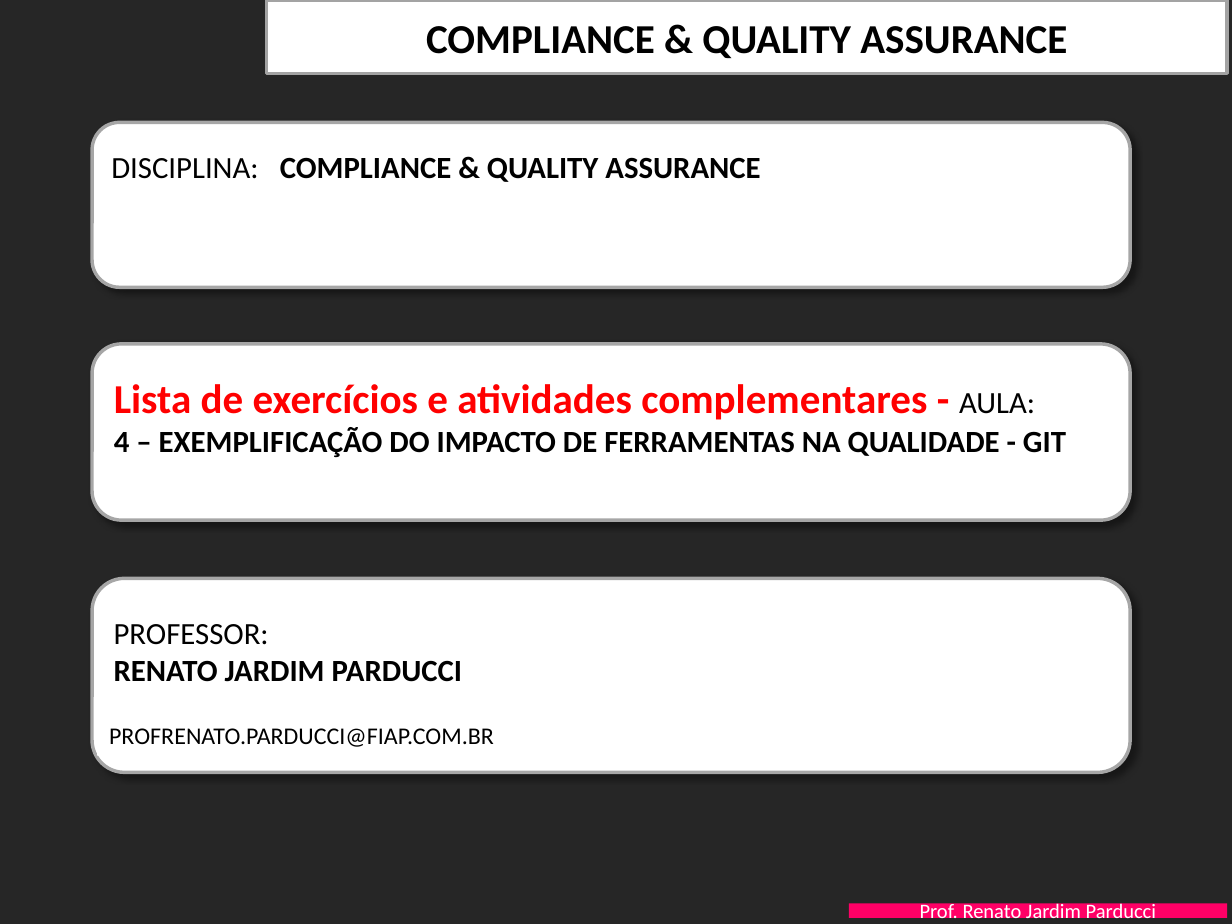
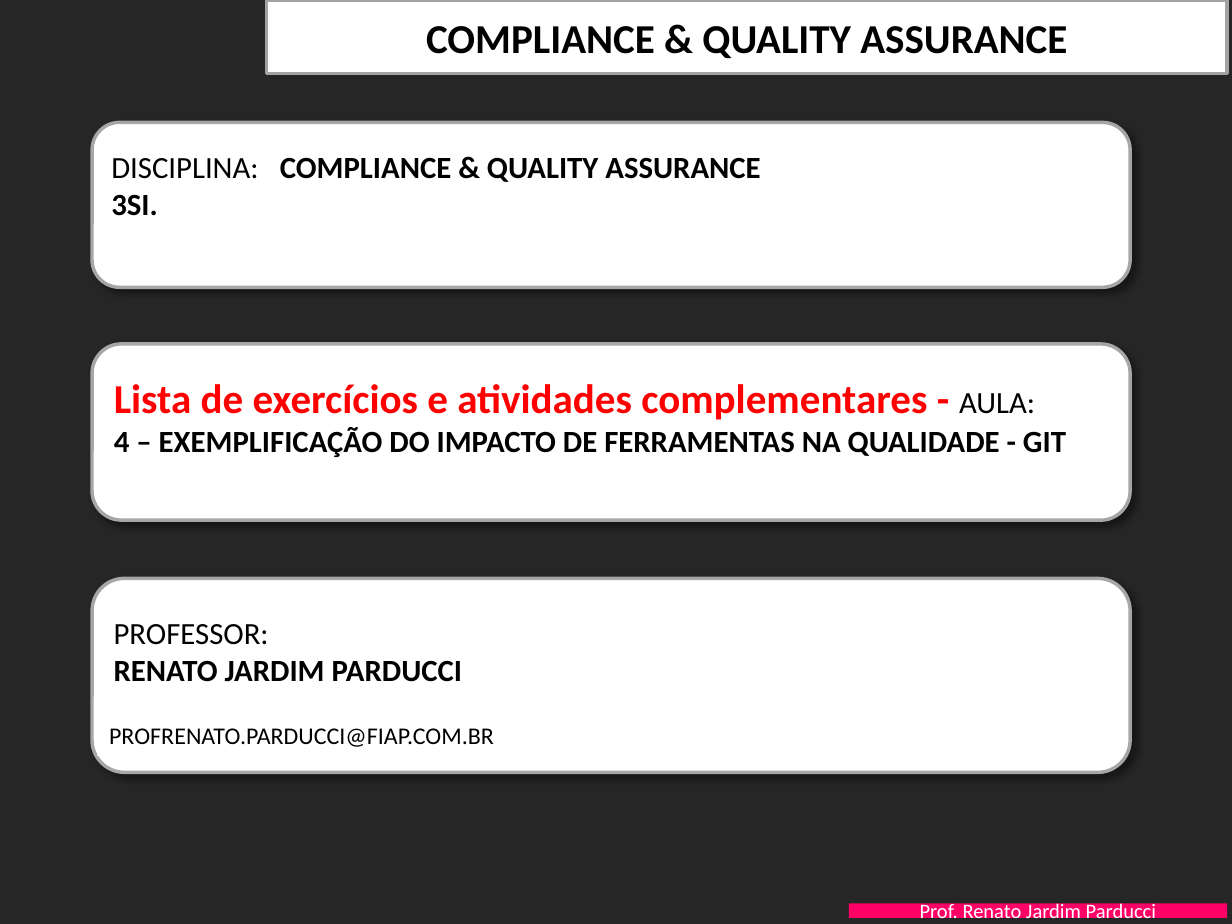
Before and after one commit to PeCruz/SI-Estacionamento, a slide deck: slide 1 of Documentacao/FIAP-QualidProjSW-Aula-4-GIT - EXERCICIOS.pptx. Drawn at 1232x924 pixels with LibreOffice and Linux fonts; fonts in the diff are those of the drawing; background and template pictures are left out. Boxes give left, top, right and bottom in pixels: in the first picture for what was removed or moved away, otherwise in the second. Text is boxed around its words. In the diff, an @@ line names an element or a change of style, - is before the commit and + after.

Commit message:
Adicao dados da turma
Adicao dados da turma

```diff
--- a/Documentacao/FIAP-QualidProjSW-Aula-4-GIT - EXERCICIOS.pptx
+++ b/Documentacao/FIAP-QualidProjSW-Aula-4-GIT - EXERCICIOS.pptx
@@ text at (111, 194, 158, 216): paragraph added @@
+3SI.
```
